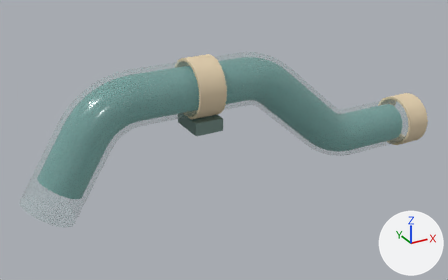
The glTF model assets/kit/labkit/Pit_Tube_Rim_Dip.glb, before and after one commit.
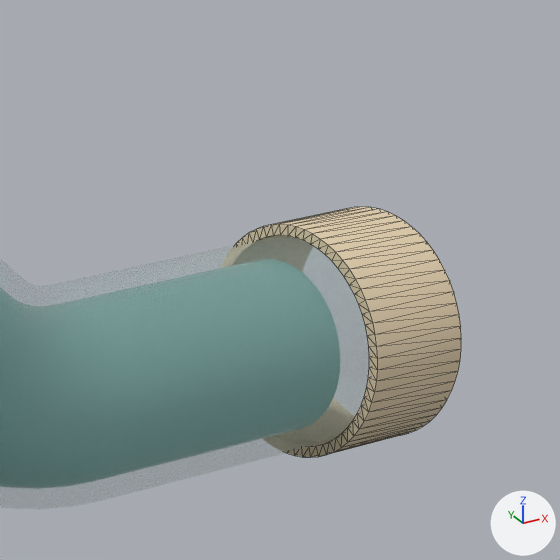
Old and new are each drawn whole from a 50 mm lens placed at (1.717, -5.194, 3.189), pointed at (4.59, 0.031, 0.577) and again close up on the part from 74% to 100% of the width and 18% to 59% of the height. Arrows for +X, +Y and +Z are at lower right; the lights stay in place. The older version's two pictures come first. The close-ups show mesh edges as thin lines. Where no turn or scale is listed for an object, it has been applied to the vertices. Vertices at exactly the same position are counted once.

Before the edit, the objects in view are built like this:
```python
me_pit_tube_rim_dip = bpy.data.meshes.new('Pit_Tube_Rim_Dip')
me_pit_tube_rim_dip.from_pydata(...)  # 2432 vertices, 4860 faces; spans x 2.47..7.2, y -0.27..0.27, z 0.08..1.49
me_pit_tube_rim_dip.materials.append(mat_os_glass)  # light grey #aecac7
me_pit_tube_rim_dip_sleeves = bpy.data.meshes.new('Pit_Tube_Rim_Dip_Sleeves')
me_pit_tube_rim_dip_sleeves.from_pydata(...)  # 520 vertices, 1036 faces; spans x 4.15..7.2, y -0.3..0.3, z 0.05..1.52
# faces by material slot: [1024, 12]
me_pit_tube_rim_dip_sleeves.materials.append(mat_os_shell)  # beige #e2cfae
me_pit_tube_rim_dip_sleeves.materials.append(mat_os_detail)  # greyish green #718a83
ob_pit_tube_rim_dip = bpy.data.objects.new('Pit_Tube_Rim_Dip', me_pit_tube_rim_dip)
ob_pit_tube_rim_dip.location = (0.0, 0.0, 0.0)
ob_pit_tube_rim_dip_sleeves = bpy.data.objects.new('Pit_Tube_Rim_Dip_Sleeves', me_pit_tube_rim_dip_sleeves)
ob_pit_tube_rim_dip_sleeves.location = (0.0, 0.0, 0.0)
```
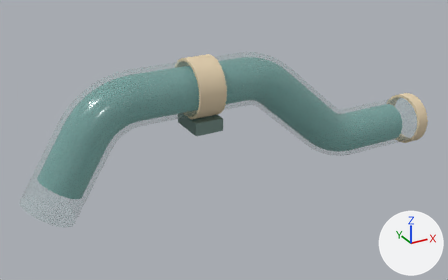
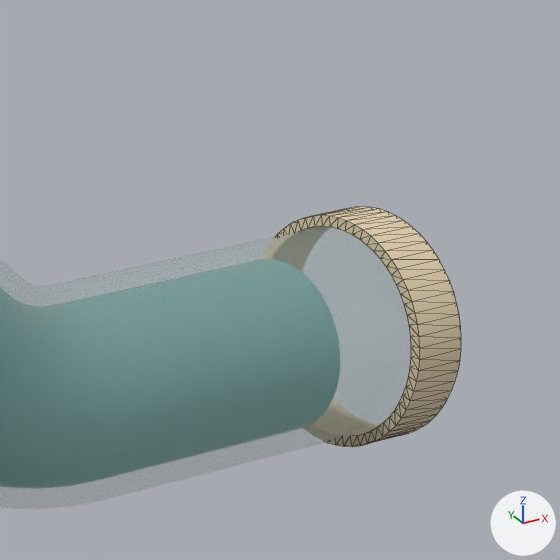
Changed parts and their boxes [x1, y1, x2, y2] in the close-ups (560 x 560 px):
'Pit_Tube_Rim_Dip_Sleeves', reshaped
    before: [235, 207, 461, 457]
    after: [276, 207, 461, 447]

The change in detail:
me_pit_tube_rim_dip_sleeves has 520 vertices, 1036 faces and spans x 4.15..7.2, y -0.3..0.3, z 0.05..1.52.
me_pit_tube_rim_dip_sleeves is used by ob_pit_tube_rim_dip_sleeves; location (0.0, 0.0, 0.0).
me_pit_tube_rim_dip_sleeves part 1: all 128 vertices in x 6.92, y -0.3..0.3, z 0.05..0.65 are moved by (0.14, 0.0, 0.0).
